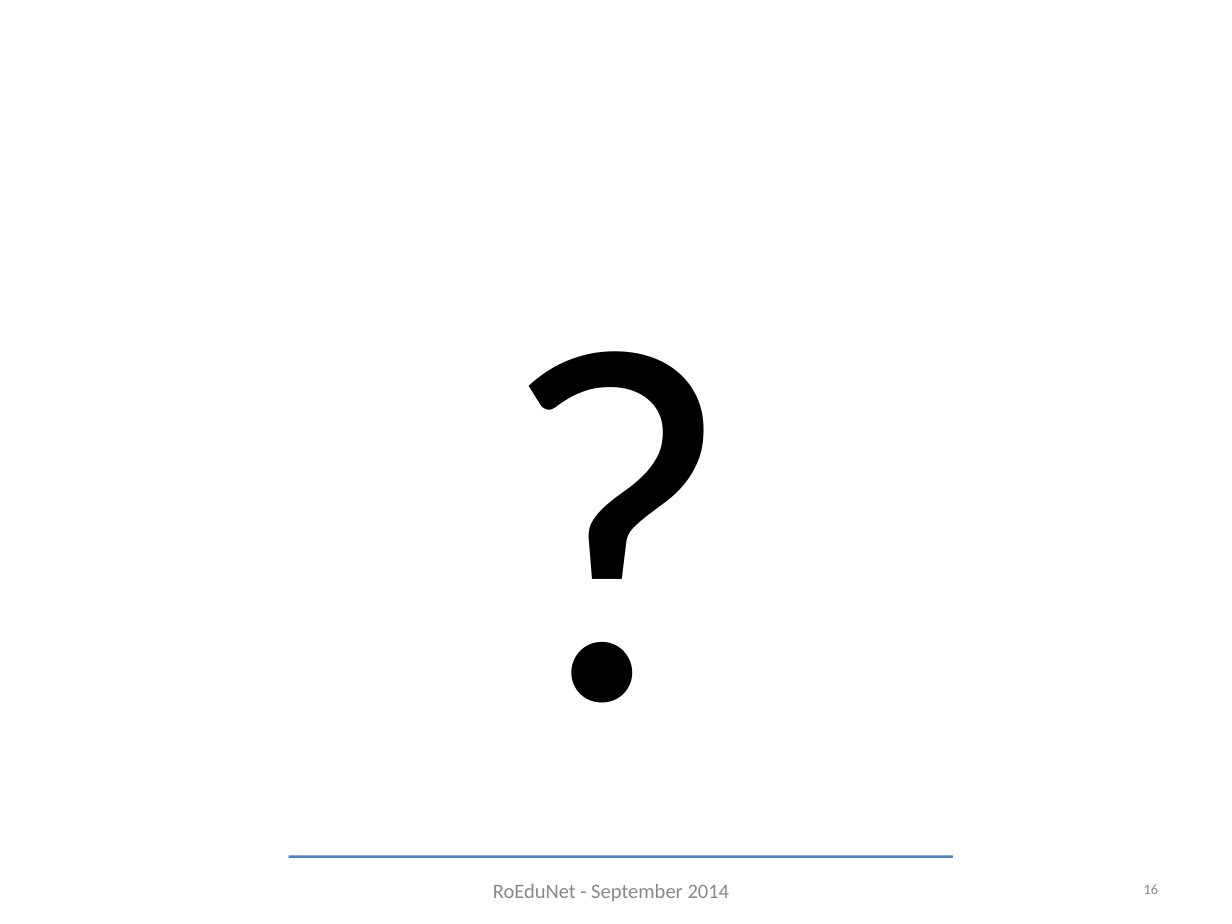
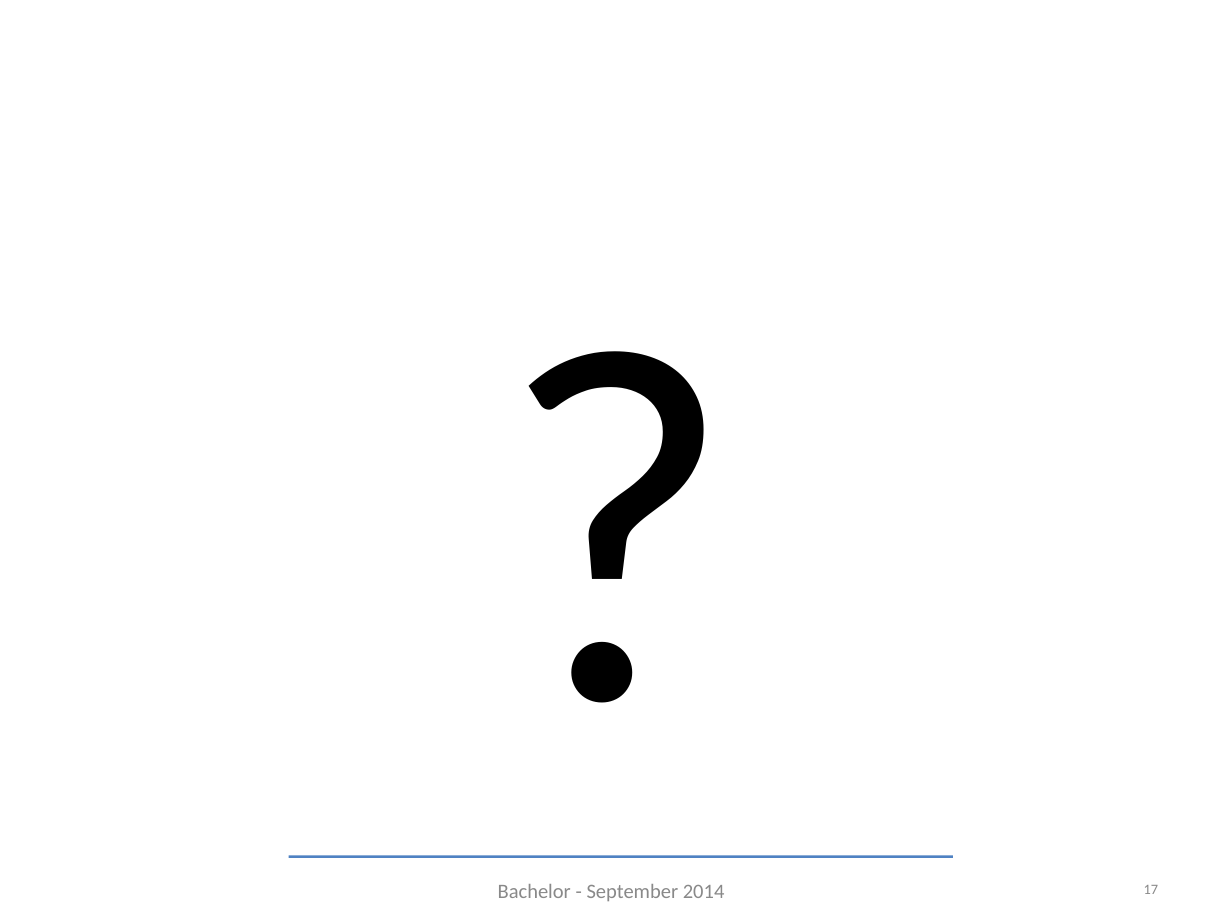
Before and after one commit to TudorVisan/Diploma, a slide deck: slide 17 of ioan.deaconu/prez/bachelor-september.ppt (slide 16 before the commit). Drawn at 1232x924 pixels with LibreOffice and Linux fonts; fonts in the diff are those of the drawing; background and template pictures are left out. Boxes give left, top, right and bottom in pixels: in the first picture for what was removed or moved away, otherwise in the second. Text is boxed around its words. In the diff, an @@ line names an element or a change of style, - is before the commit and + after.

```diff
--- a/ioan.deaconu/prez/bachelor-september.ppt
+++ b/ioan.deaconu/prez/bachelor-september.ppt
@@ text at (498,884,725,901): text changed @@
-RoEduNet - September 2014
+Bachelor - September 2014
@@ page number at (1144,885,1159,894): text changed @@
-16
+17
```
Also in this commit, not shown: 15 other slides changed, 1 slide added, 1 other file.
